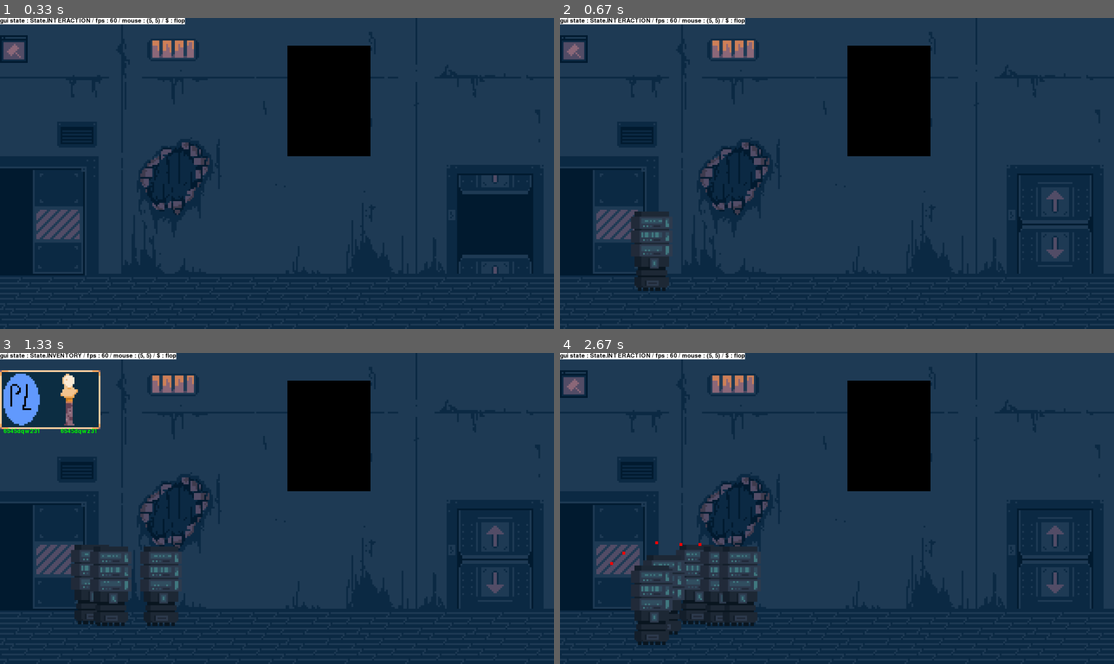
Above: before the commit, frames 1-4 (two rows, left to right).
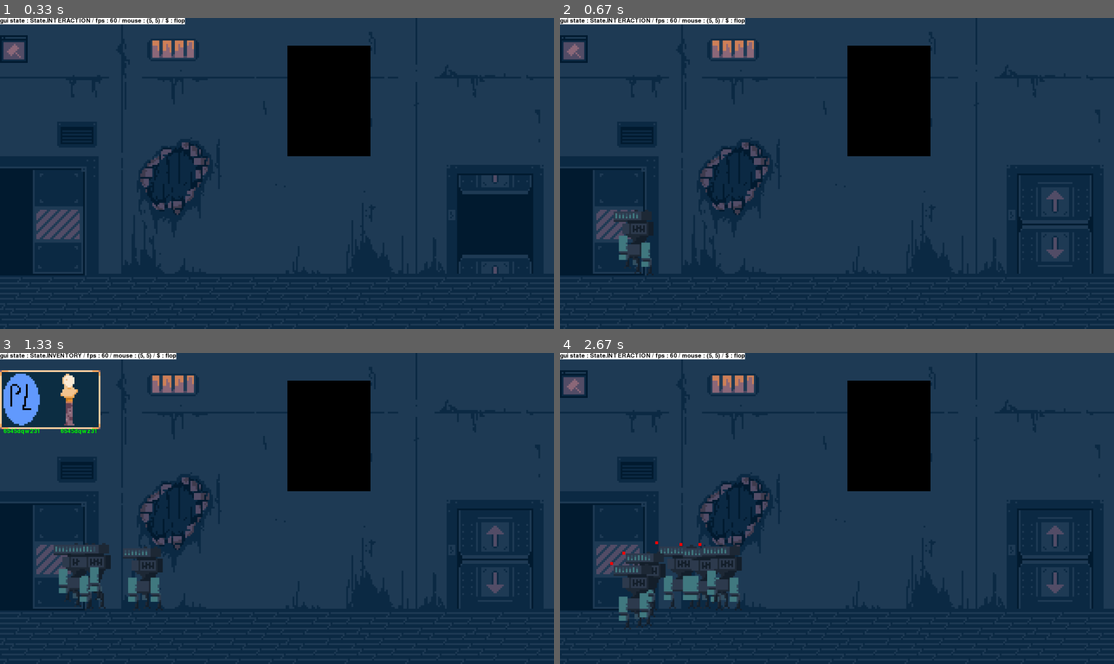
Above: after the commit, the same moments.

Repository: PouchyCorp/TrophNSI
Game: pygame game, started from sources/main.py
The game is run twice, just before and just after one commit, with the same random seed, the same clock (stepped at 60 frames per second) and the same inputs.
Inputs:
- Up to frame 1 (0.33 s): no input
- Up to frame 2 (0.67 s): tap B at 0.33 s
- Up to frame 3 (1.33 s): hold Up 0.67-1.13 s; tap Space at 0.73, 1.03, 1.23 s; tap B at 0.82 s; hold Down from 1.17 s (still down)
- Up to frame 4 (2.67 s): release Down at 1.47 s; hold Up 1.5-1.87 s; tap Space at 1.57, 1.97, 2.37 s; hold Down 1.9-2.27 s; tap B at 2.05 s; hold Up 2.3-2.6 s; hold Down from 2.63 s (still down)

Frame 1 is identical in both runs. In frame 2, 1.2% of the frame differs, in the area x 9-20%, y 61-88%; in frame 3, 2.5%; in frame 4, 3.1%, in the area x 9-37%, y 61-94%.

Commit message:
robot reverse anm

Diff:
--- a/sources/main.py
+++ b/sources/main.py
@@ -34,7 +34,6 @@
 
 # Initialize Hivemind instance to manage bots
 hivemind = Hivemind(60, 600, TIMER)
-anim = Animation(sprite.SPRITESHEET_ROBOT_2, 0, 14)
 
 # Initialize inventory and add placeable items
 inventory: Inventory = Inventory()
--- a/sources/objects/bot.py
+++ b/sources/objects/bot.py
@@ -182,7 +182,7 @@
         self.surf = choice([sprite.P4,sprite.P5]).copy()
         self.rect = self.surf.get_rect()
 
-        anim = Animation(sprite.SPRITESHEET_BOT, 0, 7)
+        anim = Animation(sprite.SPRITESHEET_ROBOT_2, 1, 14, 3)
         self.anim_idle = anim
 
         self.door_x = 1998
--- a/sources/ui/sprite.py
+++ b/sources/ui/sprite.py
@@ -134,4 +134,4 @@
 
 WINDOW = load_image('data/window.png')
 
-SPRITESHEET_ROBOT_2 = anim.Spritesheet(load_image('data/robot_3.png'),(48*6,48*6))
+SPRITESHEET_ROBOT_2 = anim.Spritesheet(load_image('data/robot_3.png'),(27*6,39*6))
Binary file changed: data/robot_3.png
